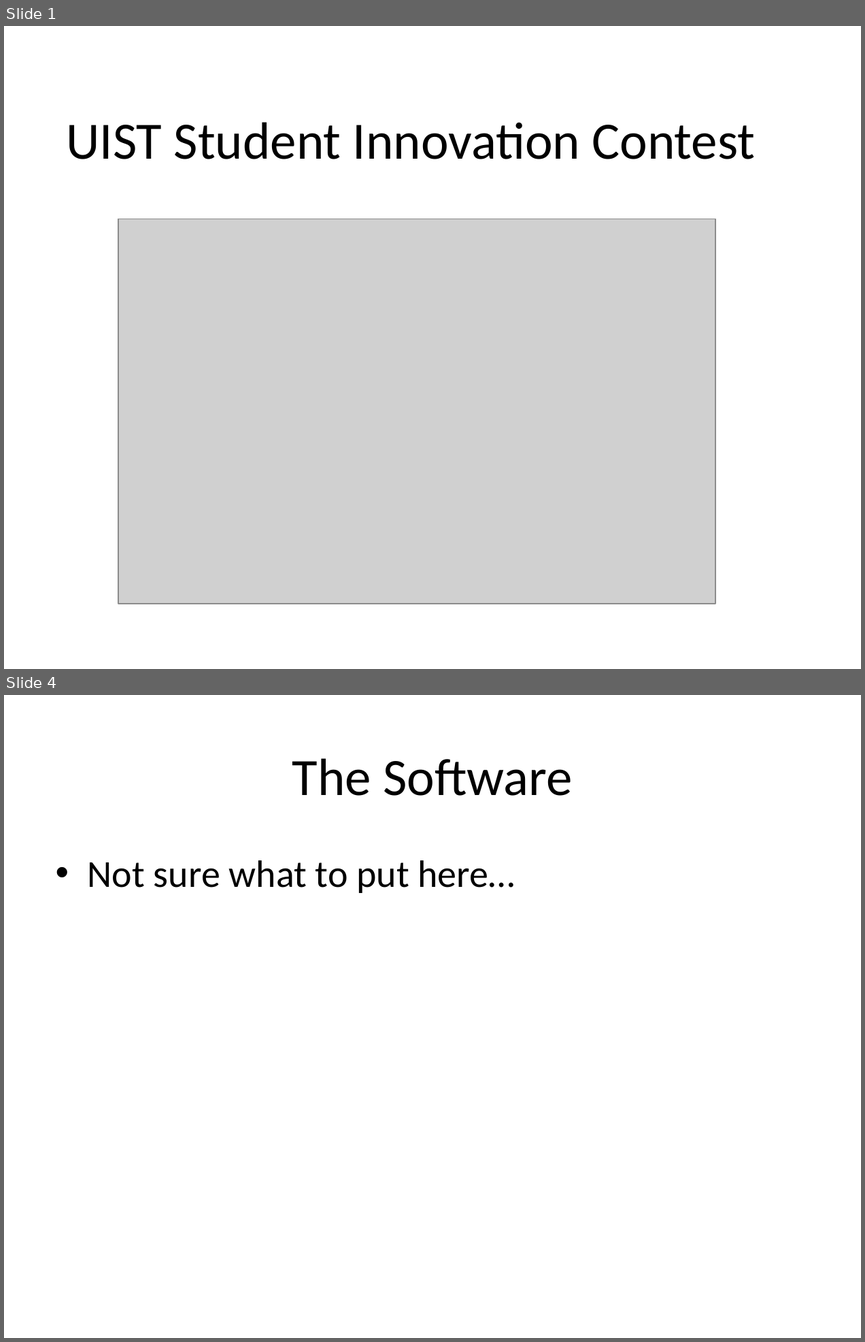
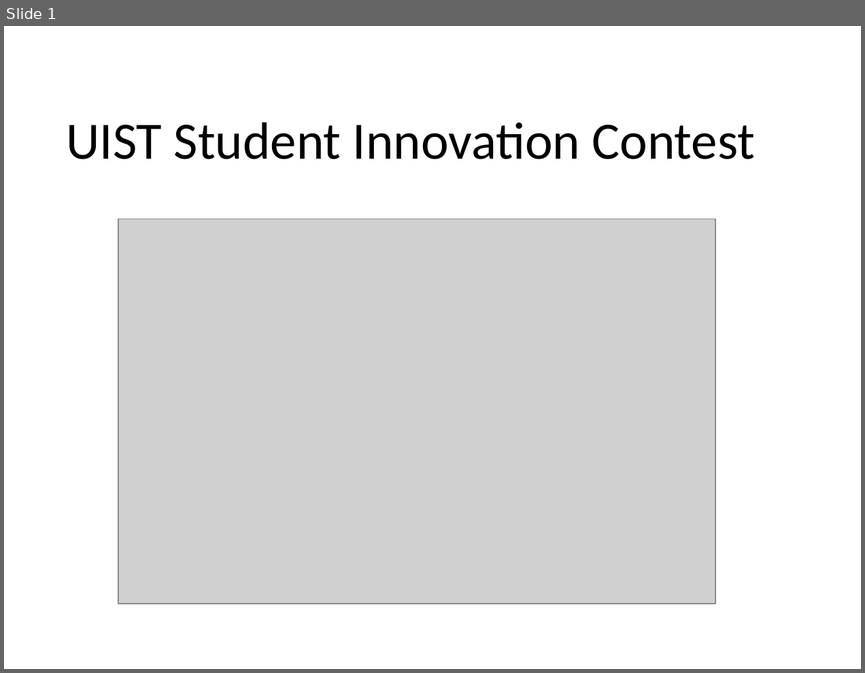
Before and after one commit to hcilab-um/UIST-2012-SIC, a slide deck: September 11 Presentation.pptx. Shown one above the other, each under a label of ours: slides 1 and 4 before the commit, slide 1 after it; the slides between them are not shown. The pictures are 865x1342 and 865x673 pixels, drawn with LibreOffice and Linux fonts; fonts in the diff are those of the drawing; grey boxes stand for pictures. Boxes give left, top, right and bottom in pixels: in the first picture for what was removed or moved away, otherwise in the second. Text is boxed around its words. In the diff, an @@ line names an element or a change of style, - is before the commit and + after.

Commit message:
software for presentation

```diff
--- a/September 11 Presentation.pptx
+++ b/September 11 Presentation.pptx
@@ slide 4 removed at box(4, 695, 861, 1338), background #FFFFFF @@
@@ title removed at box(292, 758, 572, 796) @@
-The Software
@@ text removed at box(88, 860, 515, 893) @@
-• Not sure what to put here…
```
Also in this commit, not shown: 2 slides changed, 2 slides added, 1 other slide removed.
